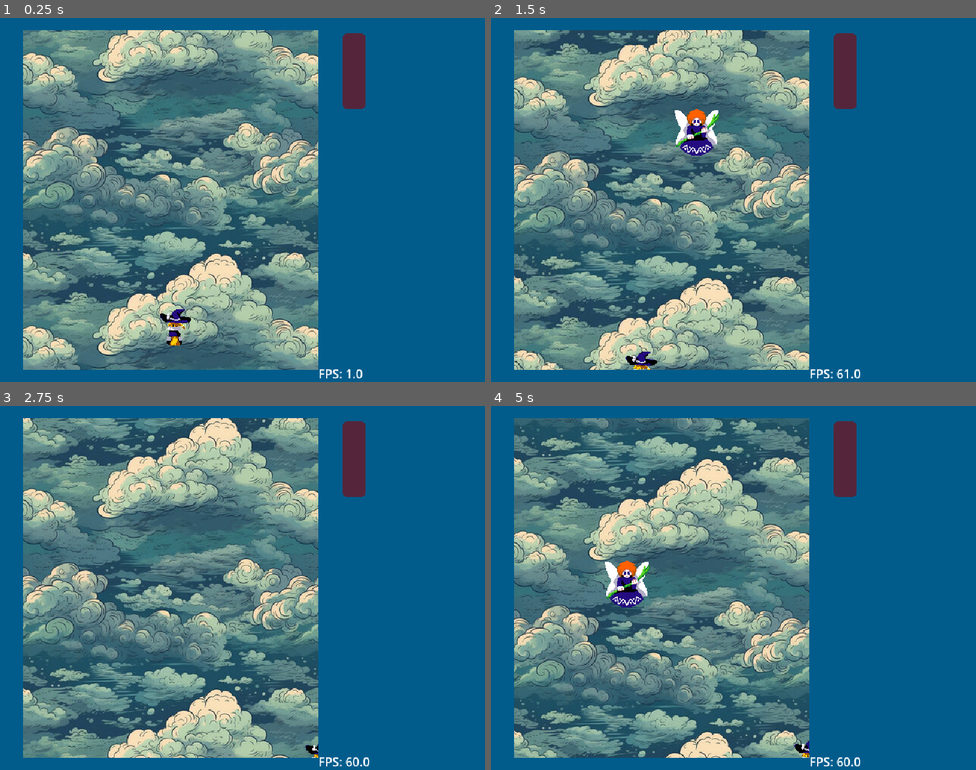
Above: before the commit, frames 1-4 (two rows, left to right).
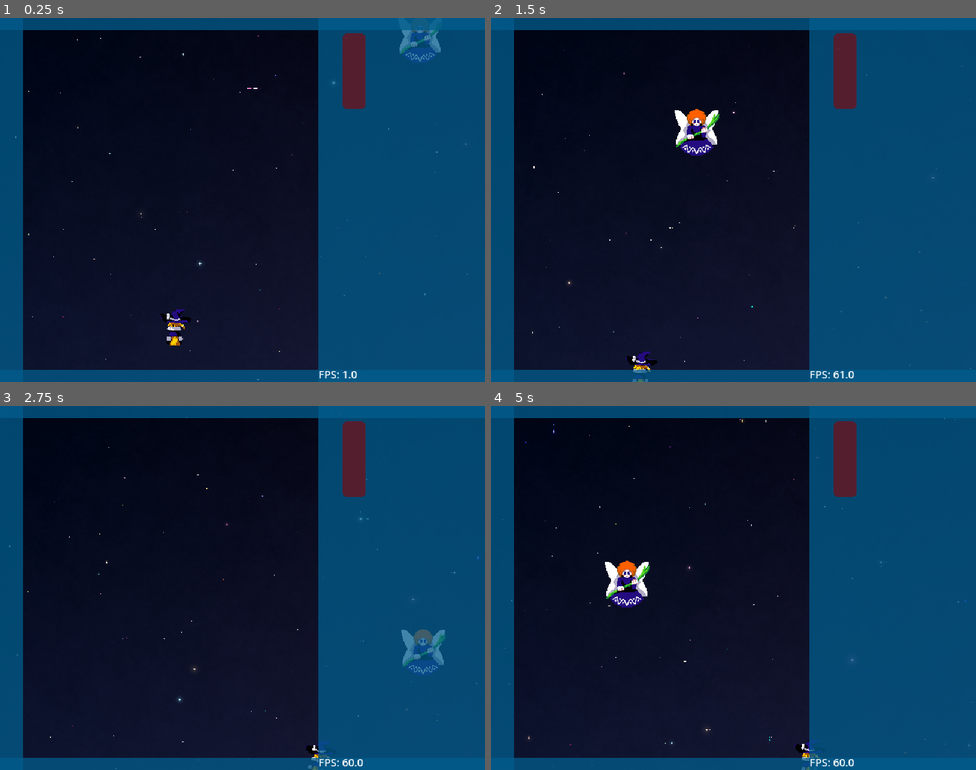
Above: after the commit, the same moments.

Repository: Sandorik00/shmupper
Game: Godot game, scene res://main_node.tscn
Same seed, same stepped clock (60 frames per second), same inputs: the game is played once before the commit and once after it. The engine's default icon, where the game draws it, is replaced by a stand-in: a white triangle on a blue panel in a dark square.
Inputs (mouse positions are in pixels of both pictures, inside the frame that each line leads up to):
- Up to frame 1 (0.25 s): no input
- Up to frame 2 (1.5 s): move the mouse to (840, 181) at 0.52 s; hold S (camera_down) 0.53-1.28 s; move the mouse to (636, 218) at 1.27 s; tap A (camera_left) at 1.35 s
- Up to frame 3 (2.75 s): move the mouse to (291, 507) at 2.02 s; hold D (camera_right) from 2.03 s (still down)
- Up to frame 4 (5 s): move the mouse to (709, 660) at 2.77 s; release D (camera_right) at 2.78 s; tap W (camera_up) at 2.85 s; move the mouse to (879, 642) at 3.52 s; hold Z (shoot) 3.53-4.28 s; move the mouse to (588, 533) at 4.27 s; tap S (camera_down) at 4.35 s

The runs differ from the first frame. In frame 1, 83% of the frame differs, in the area x 0-100%, y 0-100%; in frame 2, 83%; in frame 3, 84%; in frame 4, 83%.

Commit message:
background shader

Diff:
--- /dev/null
+++ b/bg.gdshader
@@ -0,0 +1,202 @@
+shader_type canvas_item;
+
+uniform float density : hint_range(0.0, 300.0, 1.) = 150.;
+uniform int layer_parascale : hint_range(0, 5, 1) = 2;
+uniform float speedx : hint_range(-10.0, 10.0, 0.1) = 0.2;
+uniform float speedy : hint_range(-10.0, 10.0, 0.1) = 0.;
+uniform float star_horizontal_wave : hint_range(0.0, 10.0, 0.1) = 0.3;
+uniform float star_size : hint_range(0.0, 100.0, 0.1) = 3.0;
+uniform float twinkle_effect : hint_range(0.0, 1.0, 0.1) = 0.6;
+uniform float twinkle_speed : hint_range(0.0, 100.0, 0.1) = 0.3;
+
+uniform float fbm_strength : hint_range(0.0, 3.0, 0.01) = 0.12;
+uniform float fbm_mix : hint_range(0.0, 1.0, 0.01) = 0.07;
+uniform float fbm_freq : hint_range(0, 200, 1) = 4;
+uniform float fbm_amp : hint_range(0, 10., 0.01) = 1.5;
+uniform float fbm_speed : hint_range(-10.0, 10.0, 0.01) = 5.;
+uniform float warp_scale : hint_range(0, 10., 0.01) = 2.;
+
+uniform float cloud_freq : hint_range(0, 100, 1) = 40;
+uniform float cloud_amp : hint_range(0, 1., 0.01) = 0.02;
+uniform float cloud_speed : hint_range(0, 10., 0.01) = 5.;
+
+uniform float cloud_color_ci1 : hint_range(0, 1., 0.01) = 0.75;
+uniform float cloud_color_ci2 : hint_range(0, 1., 0.01) = 0.45;
+uniform float cloud_color_ci3 : hint_range(0, 1., 0.01) = 0.9;
+uniform float cloud_color_shiftx : hint_range(-100, 100., 0.5) = 0.;
+uniform float cloud_color_shifty : hint_range(-100, 100., 0.5) = 0.;
+
+uniform vec3 background_color : source_color = vec3(0.02, 0.04, 0.12); // Dark blue background
+// Star-related functions
+float onedx(float x) {
+    return x == 0. ? 1. : 1.0/x;
+}
+
+float onedx2(float x) {
+    return onedx(x)*onedx(x);
+}
+
+float getBetaW(float x, float f, float size) {
+    return size*x*PI/f;
+}
+
+float getBetaH(float y, float f, float size) {
+    return size*y*PI/f;
+}
+
+float getI(vec2 uv, float f, vec2 SIZE) {
+    return onedx2(getBetaW(uv.x, f, SIZE.x))*onedx2(getBetaH(uv.y, f, SIZE.y));
+}
+
+// Random function
+float random(vec2 st) {
+    return fract(sin(dot(st.xy, vec2(12.9898, 78.233))) * 43759.5453123);
+}
+
+// Noise function
+float noise(vec2 st) {
+    vec2 i = floor(st);
+    vec2 f = fract(st);
+
+    float a = random(i);
+    float b = random(i + vec2(1.0, 0.0));
+    float c = random(i + vec2(0.0, 1.0));
+    float d = random(i + vec2(1.0, 1.0));
+
+    vec2 u = f * f * (3.0 - 2.0 * f);
+
+    return mix(a, b, u.x) +
+           (c - a) * u.y * (1.0 - u.x) +
+           (d - b) * u.x * u.y;
+}
+
+// Fractal noise (FBM)
+float fbm(vec2 st) {
+
+    float value = 0.0;
+    float freq = fbm_freq;
+    float amp = fbm_amp;
+
+    for(int i = 0; i < 5; i++) {
+        value += fbm_amp * noise(st * freq);
+        freq *= 2.7;//2.
+        amp *= 0.5;
+    }
+
+    return value;
+}
+
+vec2 clouduv(vec2 uv, float time, vec2 centers[6]){
+
+    const int count = 3;
+    const vec2 flowDir = vec2(0.20, -0.07);
+
+    vec2 cloud_shiftspeed = time * vec2(speedx, speedy) * fbm_speed;
+    vec2 p = uv * warp_scale - cloud_shiftspeed;
+    vec2 warp = vec2(
+        fbm(p + vec2(5.2, 1.3) + time*flowDir*1.2),
+        fbm(p + vec2(-2.8, 3.1) - time*flowDir*0.9)
+    );
+
+    uv += (warp - 0.5) * fbm_strength;
+
+    for(int i=0; i<count; i++){
+        vec2 toC = uv - centers[i];
+        float r  = length(toC) + 1e-6;
+        float rip = sin(r * cloud_freq - time * cloud_speed) * cloud_amp;
+        uv += normalize(toC) * rip;
+    }
+
+    return uv;
+}
+
+vec2 getSnowflakeWorldCenter(vec2 gridId, vec2 timeOffset, vec2 snowOffset, float layerScale) {
+
+    return (gridId + snowOffset + timeOffset) / layerScale;
+}
+
+vec2 rotate(vec2 uv, float addtheta) {
+
+    float theta = atan(uv.y, uv.x) + addtheta;
+    float r = sqrt(uv.x*uv.x + uv.y*uv.y);
+    vec2 ruv;
+    ruv.x = r*cos(theta);
+    ruv.y = r*sin(theta);
+
+    return ruv;
+}
+
+void fragment() {
+
+    vec3 color = background_color;
+
+    vec2 screen_size = 1.0 / SCREEN_PIXEL_SIZE;
+    vec2 st = SCREEN_UV;
+    st.x = st.x / screen_size.y * screen_size.x;
+
+    vec2 cuv = (st - 0.5) * 2.0;
+
+    // Multi-layer star effect
+    for(int layer = 0; layer < 4; layer++) {
+
+        float layerScale = exp(float(layer*layer_parascale + 1) * density * 0.002);
+        vec2 layerSpeed = vec2(speedx, speedy) * vec2(1.0 + float(layer) * 0.3);
+        float layerSize = star_size * (1.0 - float(layer) * 0.2);
+
+        // Calculate coordinates for each layer
+        vec2 layerSt = st * layerScale;
+        vec2 cuvSt = cuv;
+
+        // Add time-based animation
+        vec2 timeOffset = TIME * layerSpeed * 1.0;
+        layerSt -= timeOffset;
+
+        // Get grid coordinates
+        vec2 gridSt = fract(layerSt);
+        vec2 gridId = floor(layerSt);
+
+        // Generate random star in each grid
+        float randSeed = random(gridId);
+
+        // Random position within grid
+        vec2 snowPos = vec2(
+            0.5 + 0.3 * sin(randSeed * 6.28 + TIME * star_horizontal_wave),
+            0.5 + 0.2 * cos(randSeed * 12.56)
+        );
+
+        float dist = distance(gridSt, snowPos);
+
+        // Star size and brightness
+        float snowSize = layerSize * 0.01 * (0.5 + 0.5 * randSeed);
+        float brightness = 1.0 - float(layer) * 0.3;
+
+        float M = exp(-dist * dist / (snowSize * snowSize));
+
+        // Rotation
+        float rotateAngle = 0.01 * (TIME * cos(randSeed * 120.0 + TIME * 0.05));
+
+        // Create star shape
+        vec2 fst = rotate(cuvSt - (getSnowflakeWorldCenter(gridId, timeOffset, snowPos, layerScale) - 0.5)*2.0, rotateAngle);
+
+        float snowflake = M*0.5*(getI(fst, 0.8 - dist*42.0, vec2(1.0/snowSize)) + 1.);
+
+        // Add twinkle effect
+        float twinkle = (1. - twinkle_effect) + twinkle_effect * (sin(randSeed * 100.0 + TIME * twinkle_speed) * cos(randSeed * 120.0 + TIME * (twinkle_speed + 2.)));
+        snowflake *= twinkle;
+
+        vec3 colortype = vec3(random(gridId-3.0), random(gridId+7.0), random(gridId+5.0));
+
+        // Accumulate star effect
+        color = max(color + (snowflake * brightness) * colortype, color);
+    }
+
+    vec2 centers[6];
+    centers[0] = vec2(-0.3,0.4);
+    centers[1] = vec2(0.7,-0.5);
+    centers[2] = vec2(-0.5,0.7);
+
+    cuv -= vec2(cloud_color_shiftx, cloud_color_shifty);
+    vec2 fuv = clouduv(cuv, TIME, centers);
+
+    COLOR = vec4(mix(color, vec3(fuv.x*(1. - cloud_color_ci1) + fuv.y*cloud_color_ci2, fuv.x*(1. - cloud_color_ci3) + fuv.y*cloud_color_ci2, fuv.x*(1. - cloud_color_ci3) + fuv.y*cloud_color_ci1), fbm_mix), 1.0);
+}
--- a/main_node.tscn
+++ b/main_node.tscn
@@ -1,8 +1,7 @@
-[gd_scene load_steps=29 format=3 uid="uid://dy3u08iwi2g08"]
+[gd_scene load_steps=31 format=3 uid="uid://dy3u08iwi2g08"]
 
 [ext_resource type="Script" uid="uid://dlc22lmnwlxy" path="res://GlobalStage/StageNode.gd" id="1_220qp"]
-[ext_resource type="Script" uid="uid://l44nlwdxejc7" path="res://GlobalStage/ParallaxBackground.gd" id="2_boyjc"]
-[ext_resource type="Texture2D" uid="uid://dcg5nrtiwqr87" path="res://Assets/Sprites/anime.jpg" id="3_p2avx"]
+[ext_resource type="Shader" uid="uid://dd6qku06jx3n3" path="res://bg.gdshader" id="4_cfitj"]
 [ext_resource type="Script" uid="uid://bawmqqk4au0sj" path="res://Entities/Actors/Player/Player.gd" id="4_k84cc"]
 [ext_resource type="Texture2D" uid="uid://cwisc5oswnwup" path="res://SanCheeseSources/SanCheese.png" id="5_em0h0"]
 [ext_resource type="Texture2D" uid="uid://cbkt1lnyyqyts" path="res://SanCheeseSources/749020982920085596.png" id="5_icgsm"]
@@ -103,6 +102,9 @@
 "speed": 10.0
 }]
 
+[sub_resource type="LabelSettings" id="LabelSettings_07t30"]
+font_size = 14
+
 [sub_resource type="Curve2D" id="Curve2D_chdxj"]
 _data = {
 "points": PackedVector2Array(0, 0, 0, 0, -350, 25, 800, -300, -1200, 200, -350, 350)
@@ -121,25 +123,38 @@
 }
 point_count = 2
 
+[sub_resource type="ShaderMaterial" id="ShaderMaterial_bc5hy"]
+shader = ExtResource("4_cfitj")
+shader_parameter/density = 150.0
+shader_parameter/layer_parascale = 2
+shader_parameter/speedx = 1.49012e-07
+shader_parameter/speedy = 0.1
+shader_parameter/star_horizontal_wave = 0.3
+shader_parameter/star_size = 3.0
+shader_parameter/twinkle_effect = 0.6
+shader_parameter/twinkle_speed = 0.3
+shader_parameter/fbm_strength = 0.12
+shader_parameter/fbm_mix = 0.07
+shader_parameter/fbm_freq = 4.0
+shader_parameter/fbm_amp = 1.5
+shader_parameter/fbm_speed = 5.0
+shader_parameter/warp_scale = 2.0
+shader_parameter/cloud_freq = 40.0
+shader_parameter/cloud_amp = 0.02
+shader_parameter/cloud_speed = 5.0
+shader_parameter/cloud_color_ci1 = 0.75
+shader_parameter/cloud_color_ci2 = 0.45
+shader_parameter/cloud_color_ci3 = 0.9
+shader_parameter/cloud_color_shiftx = 0.0
+shader_parameter/cloud_color_shifty = 0.0
+shader_parameter/background_color = Color(0.02, 0.04, 0.12, 1)
+
+[sub_resource type="CanvasTexture" id="CanvasTexture_cfitj"]
+
 [node name="MainNode" type="Node2D" node_paths=PackedStringArray("pathsCollection")]
 script = ExtResource("1_220qp")
 pathsCollection = NodePath("PathsCollection")
 TestPathCurve = SubResource("Curve_vuwru")
-
-[node name="ParallaxBackground" type="ParallaxBackground" parent="."]
-scroll_ignore_camera_zoom = true
-script = ExtResource("2_boyjc")
-speed = 25
-
-[node name="ParallaxLayer" type="ParallaxLayer" parent="ParallaxBackground"]
-motion_mirroring = Vector2(0, 360)
-
-[node name="BG" type="Sprite2D" parent="ParallaxBackground/ParallaxLayer"]
-texture_repeat = 2
-texture = ExtResource("3_p2avx")
-centered = false
-region_enabled = true
-region_rect = Rect2(0, 0, 3600, 3600)
 
 [node name="Player" type="Area2D" parent="." node_paths=PackedStringArray("HUD")]
 position = Vector2(231, 408)
@@ -190,7 +205,7 @@
 offset_left = -220.0
 offset_bottom = 480.0
 grow_horizontal = 0
-color = Color(0.00392157, 0.360784, 0.54902, 1)
+color = Color(0.00392157, 0.360784, 0.54902, 0.752941)
 
 [node name="PlayerHealth" type="ProgressBar" parent="HUD/PanelAnchor/StatusPanel"]
 modulate = Color(0.788235, 0, 0, 1)
@@ -205,6 +220,7 @@
 show_percentage = false
 
 [node name="Label" type="Label" parent="HUD/PanelAnchor/StatusPanel"]
+z_index = 20
 layout_mode = 1
 anchors_preset = 2
 anchor_top = 1.0
@@ -212,6 +228,8 @@
 offset_top = -23.0
 offset_right = 40.0
 grow_vertical = 0
+label_settings = SubResource("LabelSettings_07t30")
+vertical_alignment = 2
 script = ExtResource("10_07t30")
 
 [node name="Button" type="Button" parent="HUD"]
@@ -236,12 +254,13 @@
 grow_horizontal = 2
 
 [node name="ColorRect" type="ColorRect" parent="HUD/PanelTop"]
+z_index = 10
 layout_mode = 1
 anchors_preset = 10
 anchor_right = 1.0
 offset_bottom = 16.0
 grow_horizontal = 2
-color = Color(0.00392157, 0.360784, 0.54902, 1)
+color = Color(0.00392157, 0.360784, 0.54902, 0.752941)
 
 [node name="PanelLeft" type="Panel" parent="HUD"]
 
@@ -249,7 +268,7 @@
 layout_mode = 0
 offset_right = 30.0
 offset_bottom = 480.0
-color = Color(0.00392157, 0.360784, 0.54902, 1)
+color = Color(0.00392157, 0.360784, 0.54902, 0.752941)
 
 [node name="PanelBottom" type="Panel" parent="HUD"]
 anchors_preset = 12
@@ -260,6 +279,7 @@
 grow_vertical = 0
 
 [node name="ColorRect" type="ColorRect" parent="HUD/PanelBottom"]
+z_index = 10
 layout_mode = 1
 anchors_preset = 12
 anchor_top = 1.0
@@ -268,7 +288,7 @@
 offset_top = -16.0
 grow_horizontal = 2
 grow_vertical = 0
-color = Color(0.00392157, 0.360784, 0.54902, 1)
+color = Color(0.00392157, 0.360784, 0.54902, 0.752941)
 
 [node name="PathsCollection" type="Node2D" parent="."]
 position = Vector2(272, 0)
@@ -329,5 +349,12 @@
 autostart = true
 ignore_time_scale = true
 
+[node name="BG" type="Sprite2D" parent="."]
+z_index = -505
+material = SubResource("ShaderMaterial_bc5hy")
+position = Vector2(320, 239.75)
+scale = Vector2(640, 480.5)
+texture = SubResource("CanvasTexture_cfitj")
+
 [connection signal="button_up" from="HUD/Button" to="HUD/Button" method="_on_button_up"]
 [connection signal="button_up" from="HUD/Button2" to="HUD/Button2" method="_on_button_up"]
--- a/project.godot
+++ b/project.godot
@@ -13,6 +13,7 @@
 config/name="Shmup"
 run/main_scene="res://main_node.tscn"
 config/features=PackedStringArray("4.4", "Forward Plus")
+run/max_fps=120
 config/icon="res://icon.svg"
 
 [autoload]
Not shown, added: bg.gdshader.uid
